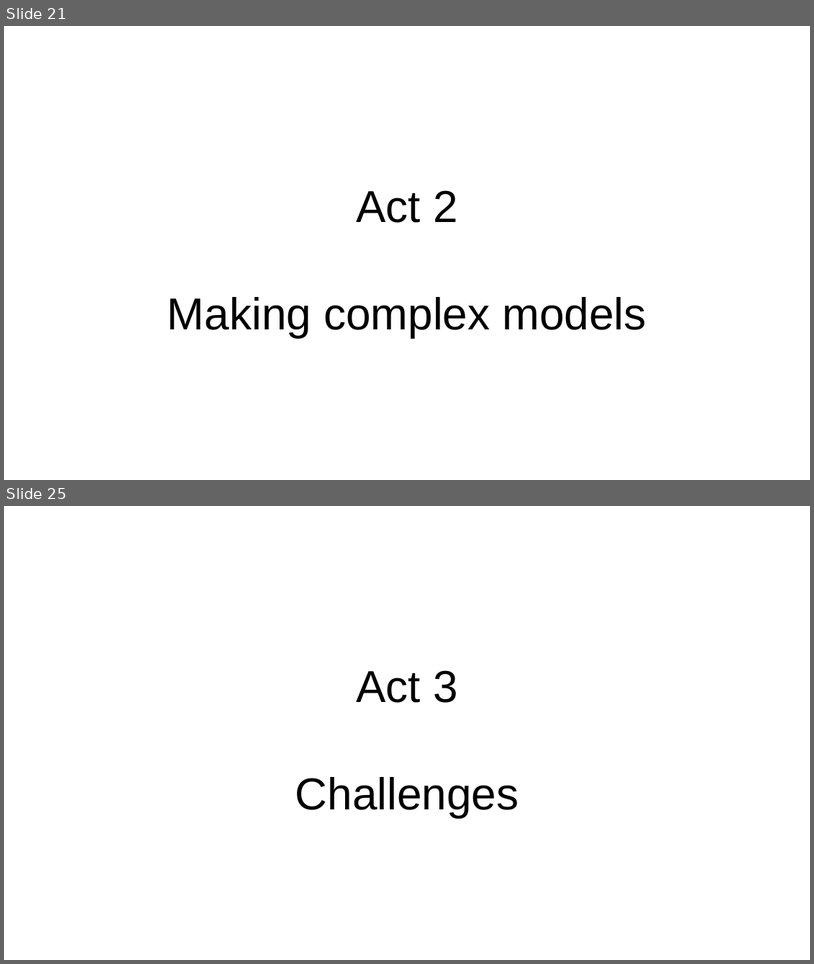
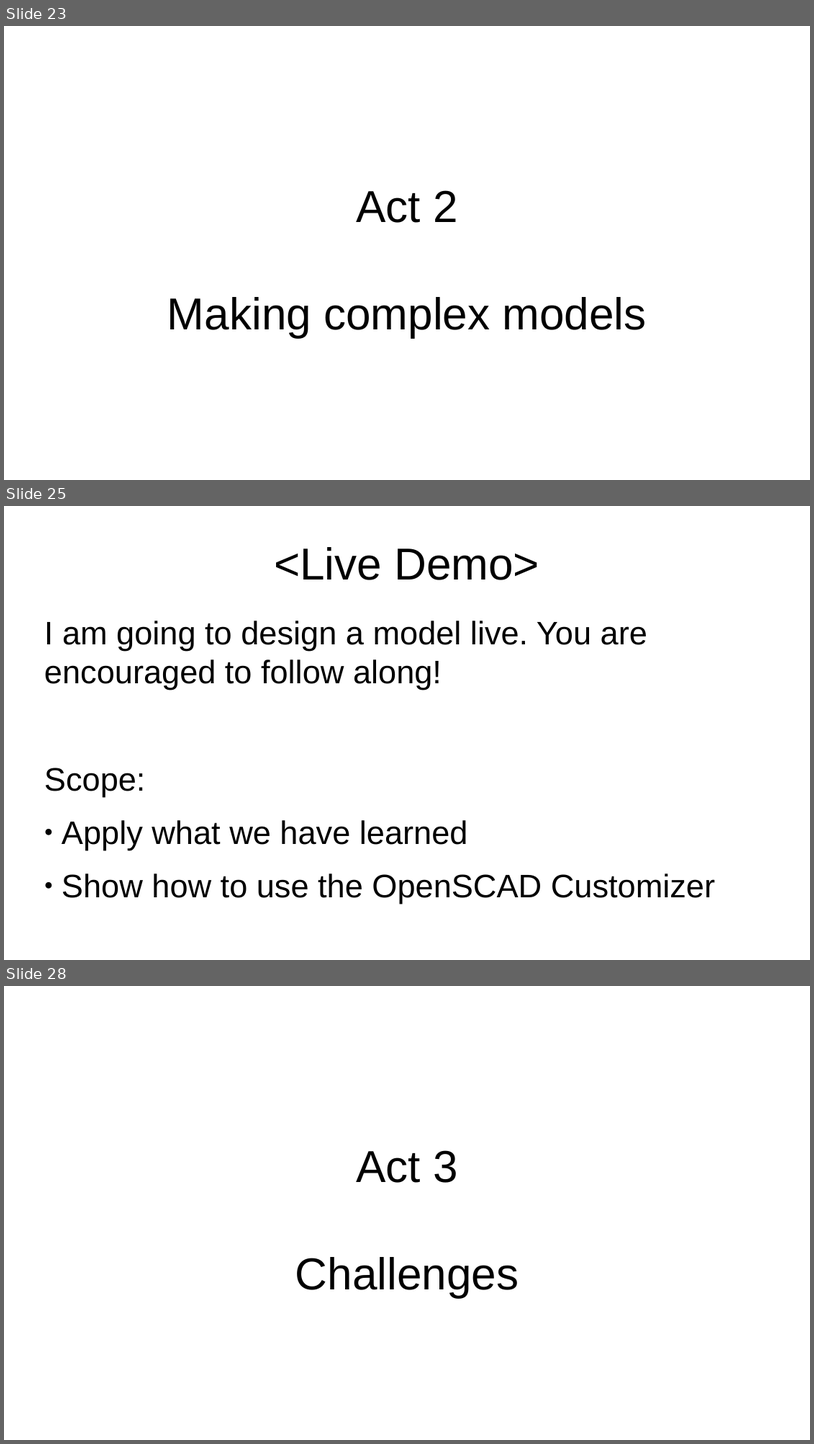
Before and after one commit to ftvkyo/openscad-workshop, a slide deck: slides/20250928 OpenSCAD for Beginners.odp. Shown one above the other, each under a label of ours: slides 21 and 25 before the commit, slides 23, 25 and 28 after it; the slides between them are not shown. The pictures are 814x964 and 814x1444 pixels, drawn with LibreOffice and Linux fonts; fonts in the diff are those of the drawing. Boxes give left, top, right and bottom in pixels: in the first picture for what was removed or moved away, otherwise in the second. Text is boxed around its words. In the diff, an @@ line names an element or a change of style, - is before the commit and + after.

```diff
--- a/slides/20250928 OpenSCAD for Beginners.odp
+++ b/slides/20250928 OpenSCAD for Beginners.odp
@@ slide 25 added at (4,506,810,960), background #FFFFFF @@
@@ title added at (274,547,540,580), 44 pt, text #000000 @@
+<Live Demo>
@@ text added at (44,620,715,903), 32 pt, text #000000 @@
+I am going to design a model live. You are encouraged to follow along!
+Scope:
+● Apply what we have learned
+● Show how to use the OpenSCAD Customizer
@@ what was slide 21 is now slide 23 @@
@@ what was slide 25 is now slide 28 @@
```
Also in this commit, not shown: 7 slides changed, 15 other slides added, 12 slides removed, 9 other files.
